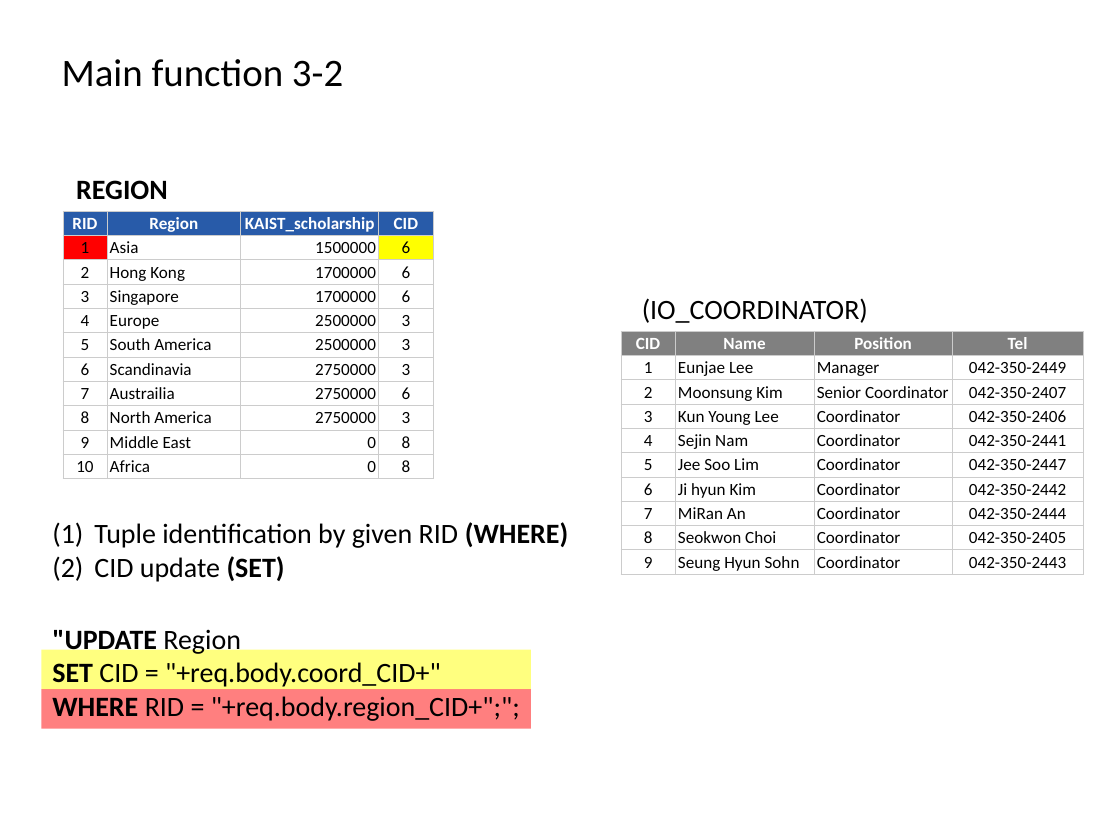
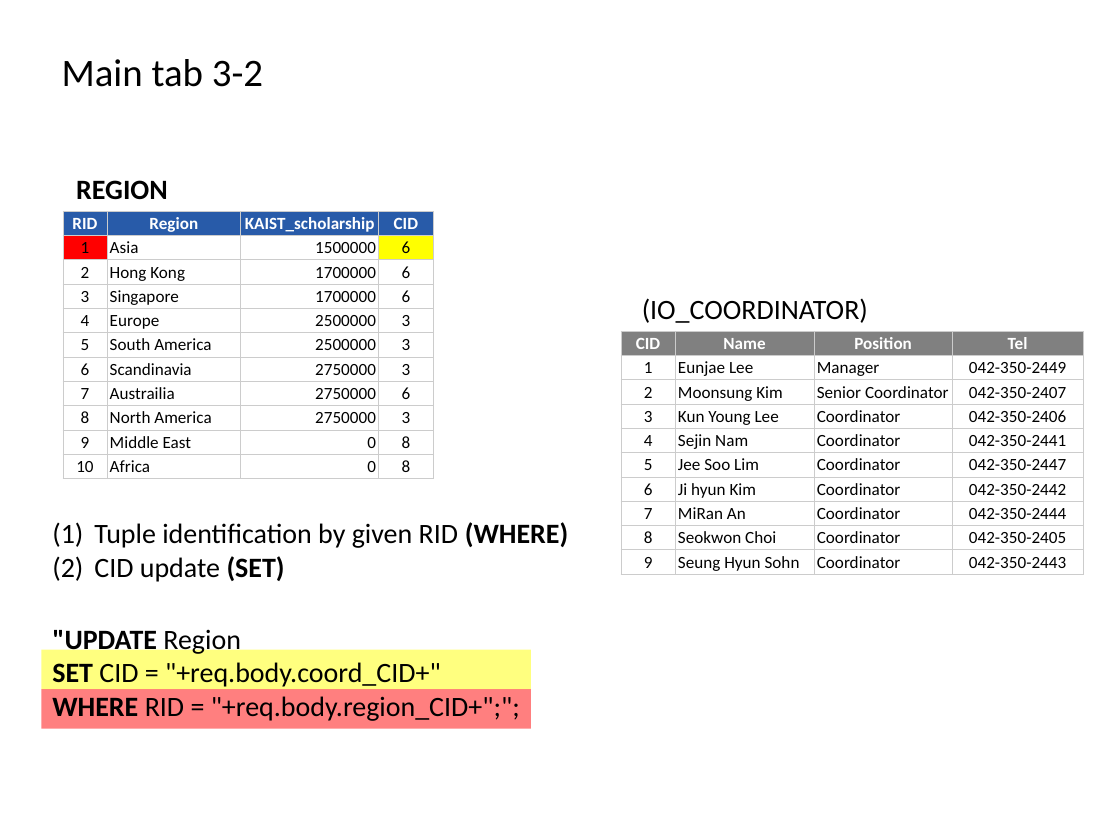
Before and after one commit to hy2850/CS360-HOEP-Project, a slide deck: slide 30 of v20181202 Final Presentation.pptx. Drawn at 1120x840 pixels with LibreOffice and Linux fonts; fonts in the diff are those of the drawing. Boxes give left, top, right and bottom in pixels: in the first picture for what was removed or moved away, otherwise in the second. Text is boxed around its words. In the diff, an @@ line names an element or a change of style, - is before the commit and + after.

```diff
--- a/v20181202 Final Presentation.pptx
+++ b/v20181202 Final Presentation.pptx
@@ text at [62, 59, 263, 87]: text changed @@
-Main function 3-2
+Main tab 3-2
```
Also in this commit, not shown: 22 other slides changed, 3 other files.
